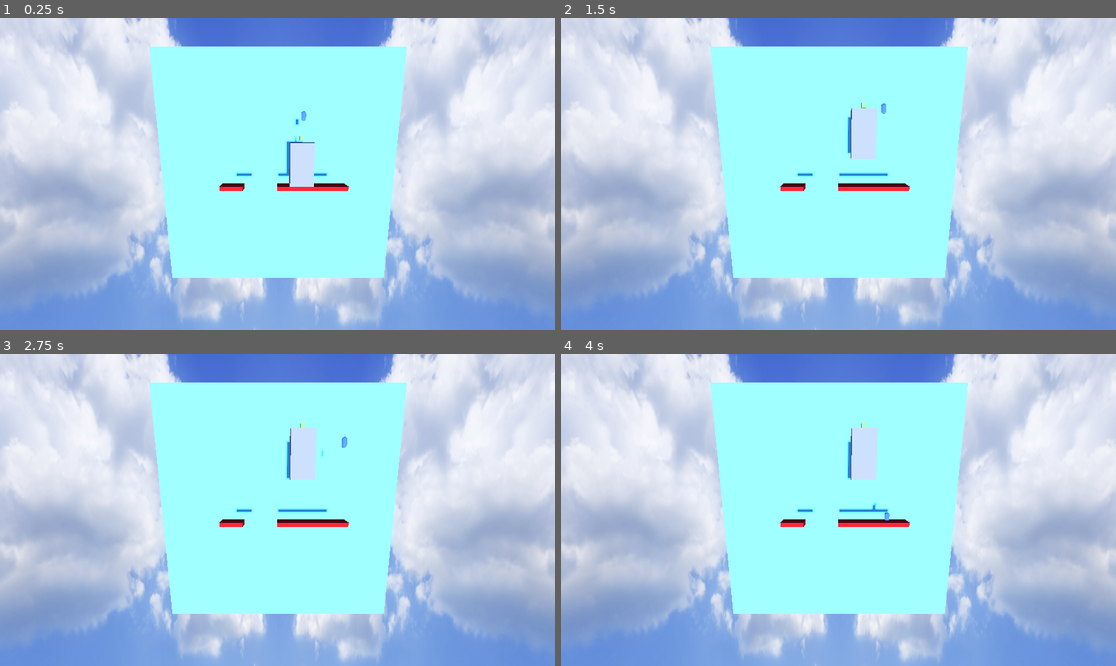
Above: before the commit, frames 1-4 (two rows, left to right).
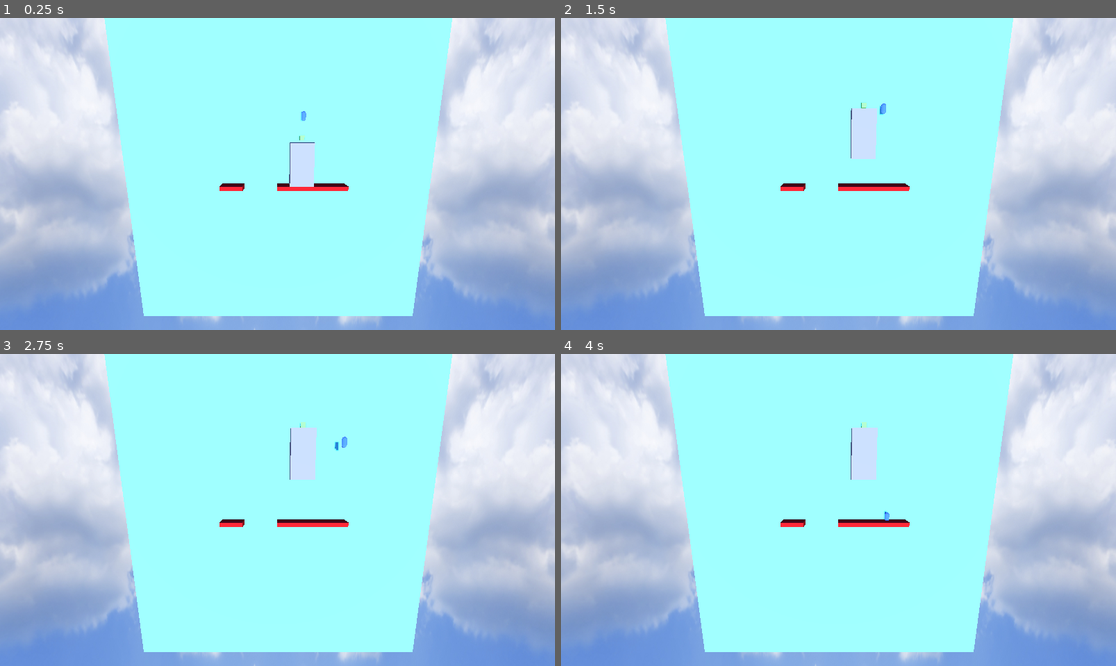
Above: after the commit, the same moments.

Repository: AtlasWongy/gmtk_game_jam_2024
Game: Godot game, scene res://Game.tscn
Two runs of this game, one before a commit and one after it. Both use one fixed random seed, a clock stepped at 60 frames per second and the inputs below. This scene is started directly instead of the project's main scene.
Inputs:
- Up to frame 1 (0.25 s): no input
- Up to frame 2 (1.5 s): tap Enter (ui_accept) at 0.5, 0.77 s; hold Right (ui_right) 0.53-1.28 s; hold Down (ui_down) from 1.28 s (still down)
- Up to frame 3 (2.75 s): tap Enter (ui_accept) at 1.52 s; release Down (ui_down) at 2.03 s; hold Right (ui_right) from 2.03 s (still down)
- Up to frame 4 (4 s): release Right (ui_right) at 2.78 s; hold Up (ui_up) 2.78-3.53 s; tap Enter (ui_accept) at 3.02, 3.5, 3.77 s; hold Left (ui_left) from 3.53 s (still down)

The runs differ from the first frame. In frame 1, 22% of the frame differs, in the area x 18-82%, y 0-96%; in frame 2, 22%; in frame 3, 22%; in frame 4, 22%.

Commit message:
Reorg of folders

Diff:
--- a/Game.tscn
+++ b/Game.tscn
@@ -1,9 +1,8 @@
-[gd_scene load_steps=21 format=3 uid="uid://cxmgu7drrkgol"]
+[gd_scene load_steps=17 format=3 uid="uid://cxmgu7drrkgol"]
 
 [ext_resource type="Texture2D" uid="uid://di4y3hqts0yja" path="res://assets/panorama_sky.png" id="1_0kukt"]
-[ext_resource type="Script" path="res://Gate.gd" id="2_a5lgk"]
-[ext_resource type="PackedScene" uid="uid://bds0d08hg7ipj" path="res://objects/Sensor/Sensor.tscn" id="2_ejw6v"]
-[ext_resource type="Script" path="res://test_character.gd" id="4_b6nsf"]
+[ext_resource type="PackedScene" uid="uid://dma2hkr6ihng3" path="res://objects/Gate/gate.tscn" id="2_4vs8i"]
+[ext_resource type="Script" path="res://objects/test_character.gd" id="4_b6nsf"]
 
 [sub_resource type="StandardMaterial3D" id="StandardMaterial3D_i3vra"]
 albedo_color = Color(0.454902, 1, 1, 1)
@@ -39,14 +38,6 @@
 sky = SubResource("Sky_me7r3")
 ambient_light_color = Color(0, 0.698039, 0.733333, 1)
 
-[sub_resource type="PhysicsMaterial" id="PhysicsMaterial_os36j"]
-
-[sub_resource type="BoxMesh" id="BoxMesh_pi1e4"]
-size = Vector3(5, 10, 3)
-
-[sub_resource type="ConcavePolygonShape3D" id="ConcavePolygonShape3D_2kogt"]
-data = PackedVector3Array(-2.5, 5, 1.5, 2.5, 5, 1.5, -2.5, -5, 1.5, 2.5, 5, 1.5, 2.5, -5, 1.5, -2.5, -5, 1.5, 2.5, 5, -1.5, -2.5, 5, -1.5, 2.5, -5, -1.5, -2.5, 5, -1.5, -2.5, -5, -1.5, 2.5, -5, -1.5, 2.5, 5, 1.5, 2.5, 5, -1.5, 2.5, -5, 1.5, 2.5, 5, -1.5, 2.5, -5, -1.5, 2.5, -5, 1.5, -2.5, 5, -1.5, -2.5, 5, 1.5, -2.5, -5, -1.5, -2.5, 5, 1.5, -2.5, -5, 1.5, -2.5, -5, -1.5, 2.5, 5, 1.5, -2.5, 5, 1.5, 2.5, 5, -1.5, -2.5, 5, 1.5, -2.5, 5, -1.5, 2.5, 5, -1.5, -2.5, -5, 1.5, 2.5, -5, 1.5, -2.5, -5, -1.5, 2.5, -5, 1.5, 2.5, -5, -1.5, -2.5, -5, -1.5)
-
 [sub_resource type="StandardMaterial3D" id="StandardMaterial3D_jei4w"]
 albedo_color = Color(0.257616, 0.455869, 0.918367, 1)
 
@@ -71,7 +62,7 @@
 shadow_enabled = true
 
 [node name="Background" type="MeshInstance3D" parent="Level"]
-transform = Transform3D(69.2749, 0, 0, 0, 69.2749, 0, 0, 0, 39.2507, 0.180075, 0.288888, -15.7783)
+transform = Transform3D(69.2749, 0, 0, 0, 69.2749, 0, 0, 0, 39.2507, 0.180075, 0.288888, -1.30527)
 mesh = SubResource("QuadMesh_qkno2")
 skeleton = NodePath("../..")
 
@@ -99,22 +90,7 @@
 [node name="WorldEnvironment" type="WorldEnvironment" parent="Level"]
 environment = SubResource("Environment_dqqoc")
 
-[node name="Gate" type="AnimatableBody3D" parent="Level"]
-transform = Transform3D(1.01669, -0.000192686, 0.000146541, 0.00019269, 1.01669, -5.57839e-05, -0.000146536, 5.57978e-05, 1.01669, 5.211, 4.679, 0)
-physics_material_override = SubResource("PhysicsMaterial_os36j")
-script = ExtResource("2_a5lgk")
-
-[node name="GateMesh" type="MeshInstance3D" parent="Level/Gate"]
-transform = Transform3D(1, -3.72564e-11, 0, -1.04201e-11, 1, -7.27596e-12, 1.45519e-11, 3.63798e-12, 1, 0, 0, 0)
-mesh = SubResource("BoxMesh_pi1e4")
-skeleton = NodePath("../../MeshInstance3D")
-
-[node name="CollisionShape3D" type="CollisionShape3D" parent="Level/Gate"]
-shape = SubResource("ConcavePolygonShape3D_2kogt")
-
-[node name="Sensor" parent="Level/Gate" instance=ExtResource("2_ejw6v")]
-transform = Transform3D(0.983584, 0.000186419, -0.000141759, -0.000186408, 0.983584, 5.39943e-05, 0.000141775, -5.3954e-05, 0.983584, 0.11604, 5.93507, -0.973753)
-skeleton = NodePath("../..")
+[node name="Gate" parent="Level" instance=ExtResource("2_4vs8i")]
 
 [node name="Test Character" type="CharacterBody3D" parent="Level"]
 transform = Transform3D(0.5, 0, 0, 0, 1, 0, 0, 0, 1, 0, 14.5105, 0)
@@ -127,5 +103,3 @@
 [node name="CollisionShape3D" type="CollisionShape3D" parent="Level/Test Character"]
 transform = Transform3D(1, 0, 0, 0, 1, 0, 0, 0, 1, 10.9544, 0.747402, -0.106356)
 shape = SubResource("BoxShape3D_874k6")
-
-[connection signal="sensor_activate" from="Level/Gate/Sensor" to="Level/Gate" method="_on_sensor_activate"]
--- /dev/null
+++ b/objects/Gate/gate.tscn
@@ -0,0 +1,31 @@
+[gd_scene load_steps=6 format=3 uid="uid://dma2hkr6ihng3"]
+
+[ext_resource type="Script" path="res://objects/Gate/Gate.gd" id="1_0a7q5"]
+[ext_resource type="PackedScene" uid="uid://bds0d08hg7ipj" path="res://objects/Sensor/Sensor.tscn" id="2_smx03"]
+
+[sub_resource type="PhysicsMaterial" id="PhysicsMaterial_os36j"]
+
+[sub_resource type="BoxMesh" id="BoxMesh_pi1e4"]
+size = Vector3(5, 10, 3)
+
+[sub_resource type="ConcavePolygonShape3D" id="ConcavePolygonShape3D_2kogt"]
+data = PackedVector3Array(-2.5, 5, 1.5, 2.5, 5, 1.5, -2.5, -5, 1.5, 2.5, 5, 1.5, 2.5, -5, 1.5, -2.5, -5, 1.5, 2.5, 5, -1.5, -2.5, 5, -1.5, 2.5, -5, -1.5, -2.5, 5, -1.5, -2.5, -5, -1.5, 2.5, -5, -1.5, 2.5, 5, 1.5, 2.5, 5, -1.5, 2.5, -5, 1.5, 2.5, 5, -1.5, 2.5, -5, -1.5, 2.5, -5, 1.5, -2.5, 5, -1.5, -2.5, 5, 1.5, -2.5, -5, -1.5, -2.5, 5, 1.5, -2.5, -5, 1.5, -2.5, -5, -1.5, 2.5, 5, 1.5, -2.5, 5, 1.5, 2.5, 5, -1.5, -2.5, 5, 1.5, -2.5, 5, -1.5, 2.5, 5, -1.5, -2.5, -5, 1.5, 2.5, -5, 1.5, -2.5, -5, -1.5, 2.5, -5, 1.5, 2.5, -5, -1.5, -2.5, -5, -1.5)
+
+[node name="Gate" type="AnimatableBody3D"]
+transform = Transform3D(1.01669, -0.000192686, 0.000146541, 0.00019269, 1.01669, -5.57839e-05, -0.000146536, 5.57978e-05, 1.01669, 5.211, 4.679, 0)
+physics_material_override = SubResource("PhysicsMaterial_os36j")
+script = ExtResource("1_0a7q5")
+
+[node name="GateMesh" type="MeshInstance3D" parent="."]
+transform = Transform3D(1, -3.72564e-11, 0, -1.04201e-11, 1, -7.27596e-12, 1.45519e-11, 3.63798e-12, 1, 0, 0, 0)
+mesh = SubResource("BoxMesh_pi1e4")
+skeleton = NodePath("../../MeshInstance3D")
+
+[node name="CollisionShape3D" type="CollisionShape3D" parent="."]
+shape = SubResource("ConcavePolygonShape3D_2kogt")
+
+[node name="Sensor" parent="." instance=ExtResource("2_smx03")]
+transform = Transform3D(0.983584, 0.000186419, -0.000141759, -0.000186408, 0.983584, 5.39943e-05, 0.000141775, -5.3954e-05, 0.983584, 0.11604, 5.93507, -0.973753)
+skeleton = NodePath("../..")
+
+[connection signal="sensor_activate" from="Sensor" to="." method="_on_sensor_activate"]
Renamed: Gate.gd -> objects/Gate/Gate.gd
Renamed: test_character.gd -> objects/test_character.gd
